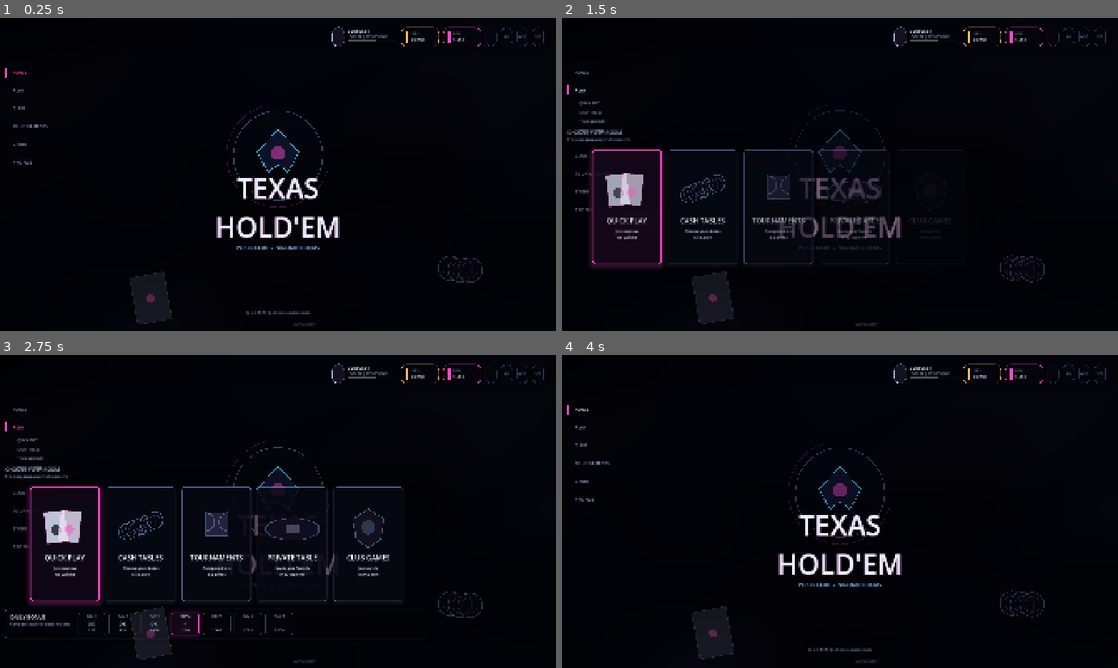
Above: before the commit, frames 1-4 (two rows, left to right).
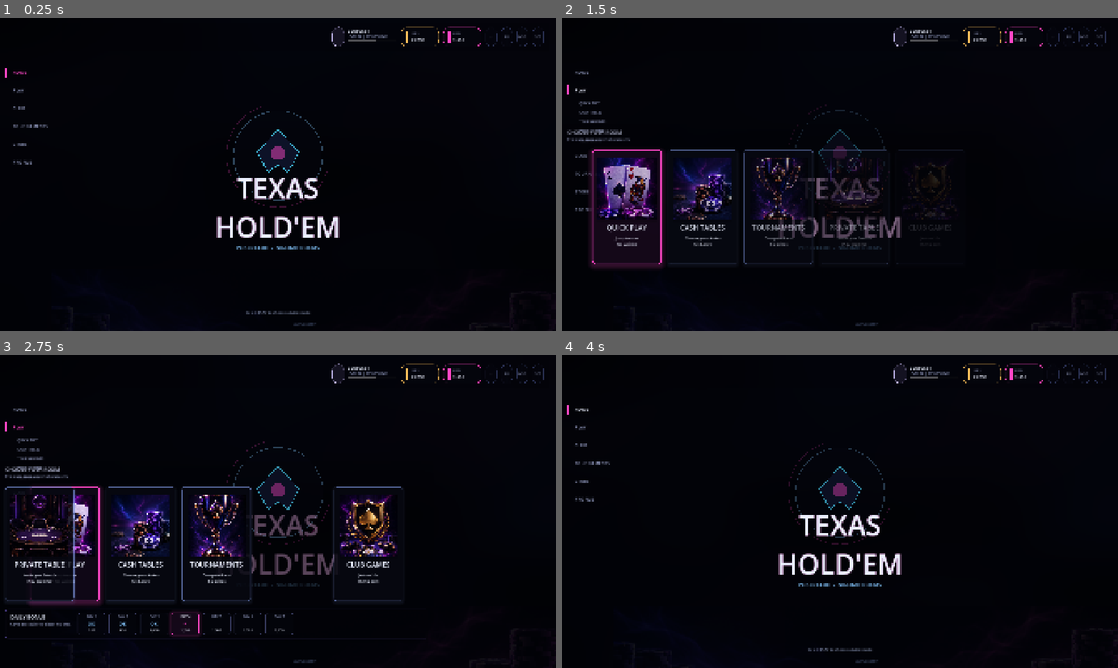
Above: after the commit, the same moments.

Repository: jjbondth18/texas
Game: Godot game, scene res://scenes/screens/home_lobby_screen.tscn
Same seed, same stepped clock (60 frames per second), same inputs: the game is played once before the commit and once after it.
Inputs:
- Up to frame 1 (0.25 s): no input
- Up to frame 2 (1.5 s): click "TOURNAMENTS" at 0.5 s; click "PLAY" at 1.25 s
- Up to frame 3 (2.75 s): click "TOURNAMENTS" at 2 s
- Up to frame 4 (4 s): click "PLAY" at 2.75 s; click "HOME" at 3.5 s

The runs differ from the first frame. In frame 1, 0.2% of the frame differs, in the area x 23-87%, y 76-98%; in frame 2, 5.3%; in frame 3, 8.3%, in the area x 0-87%, y 42-98%; in frame 4, 0.2%.

Commit message:
task 1a integrate home lobby rectangular assets

Diff:
--- a/scripts/components/mode_card.gd
+++ b/scripts/components/mode_card.gd
@@ -5,6 +5,8 @@
 
 var mode_id := ""
 var _featured := false
+var _image_path := ""
+var _image: TextureRect
 var _title: Label
 var _subtitle: Label
 var _accent: ColorRect
@@ -22,9 +24,12 @@
 	_accent.color = HomeTheme.PINK
 	_accent.custom_minimum_size = Vector2(1, 3)
 	box.add_child(_accent)
-	var spacer := Control.new()
-	spacer.custom_minimum_size = Vector2(1, 190)
-	box.add_child(spacer)
+	_image = TextureRect.new()
+	_image.custom_minimum_size = Vector2(1, 214)
+	_image.expand_mode = TextureRect.EXPAND_IGNORE_SIZE
+	_image.stretch_mode = TextureRect.STRETCH_KEEP_ASPECT_COVERED
+	_image.mouse_filter = Control.MOUSE_FILTER_IGNORE
+	box.add_child(_image)
 	_title = Label.new()
 	_title.autowrap_mode = TextServer.AUTOWRAP_WORD_SMART
 	_title.horizontal_alignment = HORIZONTAL_ALIGNMENT_CENTER
@@ -43,11 +48,14 @@
 func configure(data: Dictionary) -> void:
 	mode_id = data["id"]
 	_featured = data.get("featured", false)
+	_image_path = data.get("image", "")
 	if not is_node_ready():
 		await ready
 	_title.text = data["title"]
 	_subtitle.text = data["subtitle"]
 	_accent.color = HomeTheme.PINK if _featured else HomeTheme.CYAN
+	if _image_path != "":
+		_image.texture = load(_image_path)
 	add_theme_stylebox_override("panel", _style(false))
 	queue_redraw()
 
@@ -72,68 +80,8 @@
 
 func _draw() -> void:
 	var glow := HomeTheme.PINK if _featured else HomeTheme.CYAN
-	draw_rect(Rect2(Vector2(18, 52), Vector2(size.x - 36, 150)), Color(0.03, 0.035, 0.08, 0.34), true)
-	draw_line(Vector2(26, 214), Vector2(size.x - 26, 214), Color(glow.r, glow.g, glow.b, 0.22), 1.0)
-	match mode_id:
-		"quick_play":
-			_draw_cards(glow)
-		"cash_tables":
-			_draw_chips(glow)
-		"tournaments":
-			_draw_trophy(glow)
-		"private_table":
-			_draw_table(glow)
-		_:
-			_draw_club_badge(glow)
-
-func _draw_cards(glow: Color) -> void:
-	draw_set_transform(Vector2(88, 138), -0.12, Vector2.ONE)
-	draw_rect(Rect2(Vector2(-36, -54), Vector2(72, 108)), Color(0.86, 0.88, 0.96, 0.86), true)
-	draw_rect(Rect2(Vector2(-36, -54), Vector2(72, 108)), Color(glow.r, glow.g, glow.b, 0.38), false, 2.0)
-	draw_circle(Vector2(0, 10), 18, Color(0.02, 0.025, 0.05, 0.72))
-	draw_set_transform(Vector2(136, 136), 0.1, Vector2.ONE)
-	draw_rect(Rect2(Vector2(-36, -54), Vector2(72, 108)), Color(0.9, 0.88, 0.95, 0.82), true)
-	draw_rect(Rect2(Vector2(-36, -54), Vector2(72, 108)), Color(HomeTheme.PINK.r, HomeTheme.PINK.g, HomeTheme.PINK.b, 0.36), false, 2.0)
-	draw_circle(Vector2(0, 10), 16, Color(HomeTheme.PINK.r, HomeTheme.PINK.g, HomeTheme.PINK.b, 0.5))
-	draw_set_transform(Vector2.ZERO, 0.0, Vector2.ONE)
-
-func _draw_chips(glow: Color) -> void:
-	for i in range(5):
-		var p := Vector2(72 + i * 24, 154 - i * 10)
-		draw_circle(p, 28, Color(0.025, 0.025, 0.055, 0.9))
-		draw_arc(p, 28, 0, TAU, 42, Color(glow.r, glow.g, glow.b, 0.45), 3.0)
-		draw_arc(p, 17, 0, TAU, 42, Color(HomeTheme.PURPLE.r, HomeTheme.PURPLE.g, HomeTheme.PURPLE.b, 0.38), 2.0)
-
-func _draw_trophy(glow: Color) -> void:
-	var cup := Rect2(Vector2(size.x * 0.5 - 38, 88), Vector2(76, 80))
-	draw_rect(cup, Color(0.18, 0.16, 0.28, 0.78), true)
-	draw_rect(cup, Color(glow.r, glow.g, glow.b, 0.38), false, 2.0)
-	draw_line(Vector2(size.x * 0.5, 168), Vector2(size.x * 0.5, 196), Color(glow.r, glow.g, glow.b, 0.5), 4.0)
-	draw_arc(Vector2(size.x * 0.5 - 40, 120), 32, -PI * 0.5, PI * 0.5, 32, Color(glow.r, glow.g, glow.b, 0.4), 3.0)
-	draw_arc(Vector2(size.x * 0.5 + 40, 120), 32, PI * 0.5, PI * 1.5, 32, Color(glow.r, glow.g, glow.b, 0.4), 3.0)
-
-func _draw_table(glow: Color) -> void:
-	draw_set_transform(Vector2(size.x * 0.5, 145), 0.0, Vector2(1.8, 0.72))
-	draw_circle(Vector2.ZERO, 52, Color(0.08, 0.05, 0.14, 0.82))
-	draw_arc(Vector2.ZERO, 52, 0, TAU, 64, Color(glow.r, glow.g, glow.b, 0.36), 3.0)
-	draw_set_transform(Vector2.ZERO, 0.0, Vector2.ONE)
-	draw_rect(Rect2(Vector2(size.x * 0.5 - 24, 130), Vector2(48, 28)), Color(0.9, 0.9, 1.0, 0.26), true)
-
-func _draw_club_badge(glow: Color) -> void:
-	var center := Vector2(size.x * 0.5, 138)
-	var shield := PackedVector2Array([
-		center + Vector2(0, -62),
-		center + Vector2(54, -28),
-		center + Vector2(42, 42),
-		center + Vector2(0, 72),
-		center + Vector2(-42, 42),
-		center + Vector2(-54, -28),
-	])
-	draw_colored_polygon(shield, Color(0.09, 0.07, 0.13, 0.8))
-	var outline := PackedVector2Array(shield)
-	outline.append(shield[0])
-	draw_polyline(outline, Color(glow.r, glow.g, glow.b, 0.42), 3.0)
-	draw_circle(center, 24, Color(glow.r, glow.g, glow.b, 0.22))
+	draw_rect(Rect2(Vector2(18, 44), Vector2(size.x - 36, 208)), Color(0.0, 0.0, 0.0, 0.16), true)
+	draw_line(Vector2(26, 252), Vector2(size.x - 26, 252), Color(glow.r, glow.g, glow.b, 0.24), 1.0)
 
 func _style(hovered: bool) -> StyleBoxFlat:
 	var border := HomeTheme.PINK if _featured else HomeTheme.STROKE
--- a/scripts/data/mock_home_data.gd
+++ b/scripts/data/mock_home_data.gd
@@ -9,11 +9,11 @@
 const PREMIUM_CURRENCY := 1250
 
 const MODES := [
-	{ "id": "quick_play", "title": "QUICK PLAY", "subtitle": "Jump in now\nNo waiting", "featured": true },
-	{ "id": "cash_tables", "title": "CASH TABLES", "subtitle": "Choose your stakes\nSit & play", "featured": false },
-	{ "id": "tournaments", "title": "TOURNAMENTS", "subtitle": "Compete & win\nBig prizes", "featured": false },
-	{ "id": "private_table", "title": "PRIVATE TABLE", "subtitle": "Invite your friends\nPlay together", "featured": false },
-	{ "id": "club_games", "title": "CLUB GAMES", "subtitle": "Join a club\nPlay & earn", "featured": false },
+	{ "id": "quick_play", "title": "QUICK PLAY", "subtitle": "Jump in now\nNo waiting", "featured": true, "image": "res://assets/home_lobby/mode_cards/mode_quick_play.png" },
+	{ "id": "cash_tables", "title": "CASH TABLES", "subtitle": "Choose your stakes\nSit & play", "featured": false, "image": "res://assets/home_lobby/mode_cards/mode_cash_tables.png" },
+	{ "id": "tournaments", "title": "TOURNAMENTS", "subtitle": "Compete & win\nBig prizes", "featured": false, "image": "res://assets/home_lobby/mode_cards/mode_tournaments.png" },
+	{ "id": "private_table", "title": "PRIVATE TABLE", "subtitle": "Invite your friends\nPlay together", "featured": false, "image": "res://assets/home_lobby/mode_cards/mode_private_table.png" },
+	{ "id": "club_games", "title": "CLUB GAMES", "subtitle": "Join a club\nPlay & earn", "featured": false, "image": "res://assets/home_lobby/mode_cards/mode_club_games.png" },
 ]
 
 const DAILY_BONUS := [
--- a/scripts/screens/home_lobby_screen.gd
+++ b/scripts/screens/home_lobby_screen.gd
@@ -12,24 +12,8 @@
 var _play_panel: PanelContainer
 var _daily_bonus: Control
 var _mode_cards: Array[ModeCard] = []
-var _foreground: Control
+var _foreground_decor: TextureRect
 var _expanded := false
-
-class AtmosphereLayer:
-	extends Control
-
-	func _ready() -> void:
-		mouse_filter = Control.MOUSE_FILTER_IGNORE
-
-	func _draw() -> void:
-		var rect := Rect2(Vector2.ZERO, size)
-		draw_rect(rect, HomeTheme.BG, true)
-		draw_circle(Vector2(size.x * 0.58, size.y * 0.42), size.y * 0.46, Color(0.07, 0.09, 0.22, 0.25))
-		draw_circle(Vector2(size.x * 0.78, size.y * 0.28), size.y * 0.28, Color(0.42, 0.14, 0.46, 0.12))
-		draw_circle(Vector2(size.x * 0.34, size.y * 0.30), size.y * 0.28, Color(0.16, 0.18, 0.58, 0.12))
-		draw_line(Vector2(size.x * 0.18, size.y * 0.72), Vector2(size.x * 0.88, size.y * 0.58), Color(0.34, 0.66, 1.0, 0.10), 2.0)
-		draw_line(Vector2(size.x * 0.24, size.y * 0.24), Vector2(size.x * 0.82, size.y * 0.20), Color(1.0, 0.28, 0.78, 0.08), 1.5)
-		draw_rect(rect, Color(0, 0, 0, 0.22), false, 1.0)
 
 class PokerLogo:
 	extends Control
@@ -56,37 +40,17 @@
 		draw_polyline(outline, Color(0.3, 0.86, 1.0, 0.78), 3.0)
 		draw_circle(center + Vector2(0, -8), 24, Color(1.0, 0.28, 0.78, 0.48))
 
-class ForegroundLayer:
-	extends Control
-
-	func _ready() -> void:
-		mouse_filter = Control.MOUSE_FILTER_IGNORE
-
-	func _draw() -> void:
-		var chip_origin := Vector2(size.x * 0.81, size.y * 0.80)
-		for i in range(3):
-			var p := chip_origin + Vector2(i * 34, sin(float(i)) * 6.0)
-			draw_circle(p, 42, Color(0.02, 0.022, 0.05, 0.68))
-			draw_arc(p, 42, 0, TAU, 56, Color(0.52, 0.78, 1.0, 0.22), 3.0)
-			draw_arc(p, 27, 0, TAU, 56, Color(1.0, 0.28, 0.78, 0.16), 2.0)
-		var card_rect := Rect2(Vector2(size.x * 0.24, size.y * 0.82), Vector2(120, 164))
-		draw_set_transform(card_rect.position + card_rect.size * 0.5, -0.18, Vector2.ONE)
-		draw_rect(Rect2(-card_rect.size * 0.5, card_rect.size), Color(0.86, 0.9, 1.0, 0.09), true)
-		draw_rect(Rect2(-card_rect.size * 0.5, card_rect.size), Color(0.52, 0.78, 1.0, 0.16), false, 2.0)
-		draw_circle(Vector2.ZERO, 14, Color(1.0, 0.28, 0.78, 0.28))
-		draw_set_transform(Vector2.ZERO, 0.0, Vector2.ONE)
-
 func _ready() -> void:
 	set_anchors_preset(Control.PRESET_FULL_RECT)
 	_build_background()
+	_build_foreground()
 	_build_layout()
 	_build_play_panel()
-	_build_foreground()
 	_top_bar.configure(MockHomeData.player())
 	_left_nav.set_active("home")
 	_set_expanded(false, true)
 	MotionManager.pulse_canvas_item(_logo, 4.2, 0.78, 1.0)
-	MotionManager.drift(_foreground, Vector2(0, -8), 8.0)
+	MotionManager.drift(_foreground_decor, Vector2(0, -5), 12.0)
 
 func _unhandled_input(event: InputEvent) -> void:
 	if event.is_action_pressed("ui_cancel") and _expanded:
@@ -94,11 +58,21 @@
 		_set_expanded(false)
 
 func _build_background() -> void:
-	var base := AtmosphereLayer.new()
+	var base := TextureRect.new()
 	base.set_anchors_preset(Control.PRESET_FULL_RECT)
+	base.texture = preload("res://assets/home_lobby/backgrounds/home_background.png")
+	base.expand_mode = TextureRect.EXPAND_IGNORE_SIZE
+	base.stretch_mode = TextureRect.STRETCH_KEEP_ASPECT_COVERED
+	base.mouse_filter = Control.MOUSE_FILTER_IGNORE
 	add_child(base)
+	var shade := ColorRect.new()
+	shade.set_anchors_preset(Control.PRESET_FULL_RECT)
+	shade.color = Color(0.0, 0.0, 0.0, 0.20)
+	shade.mouse_filter = Control.MOUSE_FILTER_IGNORE
+	add_child(shade)
 	var flow := ColorRect.new()
 	flow.set_anchors_preset(Control.PRESET_FULL_RECT)
+	flow.modulate.a = 0.36
 	flow.mouse_filter = Control.MOUSE_FILTER_IGNORE
 	_background_material = ShaderMaterial.new()
 	_background_material.shader = preload("res://shaders/flow_noise_bg.gdshader")
@@ -217,9 +191,21 @@
 	content.add_child(_daily_bonus)
 
 func _build_foreground() -> void:
-	_foreground = ForegroundLayer.new()
-	_foreground.set_anchors_preset(Control.PRESET_FULL_RECT)
-	add_child(_foreground)
+	_foreground_decor = TextureRect.new()
+	_foreground_decor.anchor_left = 0.0
+	_foreground_decor.anchor_top = 1.0
+	_foreground_decor.anchor_right = 1.0
+	_foreground_decor.anchor_bottom = 1.0
+	_foreground_decor.offset_left = 180
+	_foreground_decor.offset_top = -210
+	_foreground_decor.offset_right = 0
+	_foreground_decor.offset_bottom = 10
+	_foreground_decor.texture = preload("res://assets/home_lobby/foreground/foreground_decor_strip.png")
+	_foreground_decor.expand_mode = TextureRect.EXPAND_IGNORE_SIZE
+	_foreground_decor.stretch_mode = TextureRect.STRETCH_KEEP_ASPECT_COVERED
+	_foreground_decor.modulate = Color(1, 1, 1, 0.42)
+	_foreground_decor.mouse_filter = Control.MOUSE_FILTER_IGNORE
+	add_child(_foreground_decor)
 
 func _on_nav_selected(id: String) -> void:
 	if id == "play":
Binary file added: assets/home_lobby/backgrounds/home_background.png
Binary file added: assets/home_lobby/foreground/foreground_decor_strip.png
Binary file added: assets/home_lobby/mode_cards/mode_cash_tables.png
Binary file added: assets/home_lobby/mode_cards/mode_club_games.png
Binary file added: assets/home_lobby/mode_cards/mode_private_table.png
Binary file added: assets/home_lobby/mode_cards/mode_quick_play.png
Binary file added: assets/home_lobby/mode_cards/mode_tournaments.png
Binary file changed: docs/screenshots/collapsed_home.png
Binary file changed: docs/screenshots/play_expanded.png
Not shown, changed: README.md
Not shown, added: assets/home_lobby/README_ASSETS.md
Not shown, added: docs/home_lobby_asset_integration.md
